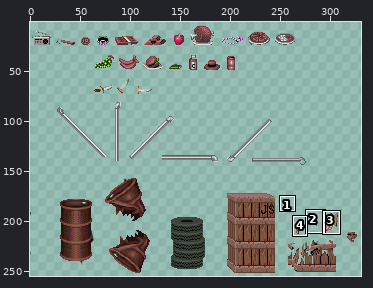
Edited in one commit: sprite sheet (img/items.png). Above: a wide view before the commit, with the close-up outlined.
Close-up. First the earlier version:
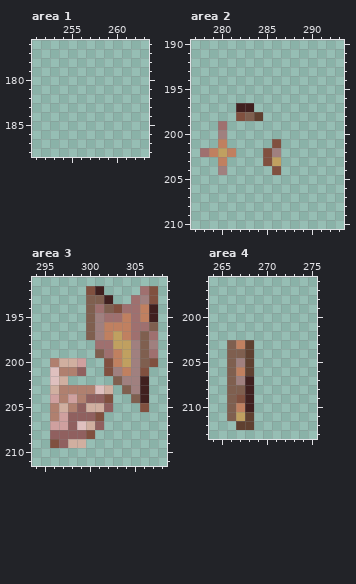
The file is 337x255 pixels. Pixels under 10% opacity are left out. Colours within 5 levels of each other are drawn and written as one. Shown: area 1: x 251..263, y 176..188; area 2: x 277..293, y 190..210; area 3: x 294..308, y 191..211; area 4: x 264..275, y 196..213. The wide view leaves out empty margins. The commit also changed other parts of the picture, which this record leaves out.
New version:
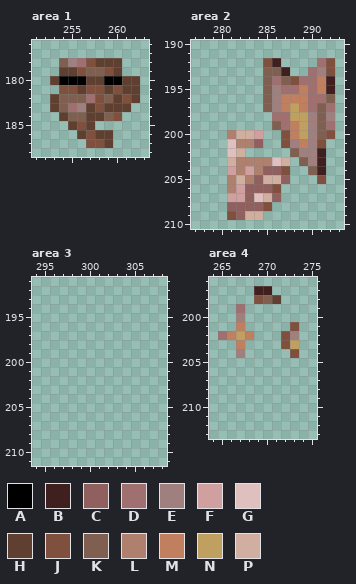
Palette (. is transparent): A #000000  B #40201f  C #90605f  D #9f706f  E #a0807f  F #cfa09f  G #dfc0bf  H #5f4030  J #80503f  K #7f5f4f  L #b0806f  M #c08060  N #c0a060  P #d0afa0
Edits made:
Area 1:
y 178: x 254..260 ....... -> KEDJHHH
y 179: x 254..260 ....... -> HHJKKJH
y 180: x 253..262 .......... -> HAAAHHAAHH
y 181: x 254..262 ......... -> JJHJJHJHH
y 182: x 253..262 .......... -> HKKKDJKHJH
y 183: x 253..261 ......... -> HKDEHJHHH
y 184: x 254..260 ....... -> HKKHHKJ
y 185: x 255..257 ... -> HJH
y 186: x 256..259 .... -> HJHH
y 187: x 257..259 ... -> JJH
Area 2:
y 192: x 285..286 .. -> JB; x 291..292 .. -> DJ
y 193: x 285..287 ... -> KKB; x 290..292 ... -> DEJ
y 194: x 285..292 ........ -> KDKJDDMB
y 195: x 285..292 ........ -> KEDDMDMB
y 196: x 285..292 ........ -> KEMMMDDK
y 197: x 282..283 BB -> ..; x 285..292 ........ -> KEMNMDKD
y 198: x 282..284 JKH -> ...; x 286..292 ....... -> DDNNEKE
y 199: x 280 D -> .; x 286..292 ....... -> KDMNEKD
y 200: x 280..284 E.... -> .LPPF; x 287..292 ...... -> JMNEKJ
y 201: x 280..284 M.... -> .GLLC; x 286..291 J..... -> .JEMEJ
y 202: x 278..282 DMNM. -> ...GP; x 285..286 JE -> ..; x 288..291 .... -> KEEB
y 203: x 280..287 M....JN. -> .PLLLLGP; x 289..291 ... -> KEB
y 204: x 280..287 E.....J. -> .FLFLCCJ; x 290..291 .. -> KB
y 205: x 281..287 ....... -> LPLCPPC; x 291 . -> J
y 206: x 281..286 ...... -> LFCCCJ
y 207: x 281..286 ...... -> FFCGPC
y 208: x 281..285 ..... -> CCCCJ
y 209: x 281..284 .... -> JCPP
Area 3:
y 192: x 300..301 JB -> ..; x 306..307 DJ -> ..
y 193: x 300..302 KKB -> ...; x 305..307 DEJ -> ...
y 194: x 300..307 KDKJDDMB -> ........
y 195: x 300..307 KEDDMDMB -> ........
y 196: x 300..307 KEMMMDDK -> ........
y 197: x 300..307 KEMNMDKD -> ........
y 198: x 301..307 DDNNEKE -> .......
y 199: x 301..307 KDMNEKD -> .......
y 200: x 296..299 LPPF -> ....; x 302..307 JMNEKJ -> ......
y 201: x 296..299 GLLC -> ....; x 302..306 JEMEJ -> .....
y 202: x 296..297 GP -> ..; x 303..306 KEEB -> ....
y 203: x 296..302 PLLLLGP -> .......; x 304..306 KEB -> ...
y 204: x 296..302 FLFLCCJ -> .......; x 305..306 KB -> ..
y 205: x 296..302 LPLCPPC -> .......; x 306 J -> .
y 206: x 296..301 LFCCCJ -> ......
y 207: x 296..301 FFCGPC -> ......
y 208: x 296..300 CCCCJ -> .....
y 209: x 296..299 JCPP -> ....
Area 4:
y 197: x 269..270 .. -> BB
y 198: x 269..271 ... -> JKH
y 199: x 267 . -> D
y 200: x 267 . -> E
y 201: x 267 . -> M; x 273 . -> J
y 202: x 265..268 .... -> DMNM; x 272..273 .. -> JE
y 203: x 266 K -> .; x 268 H -> .; x 272..273 .. -> JN
y 204: x 266..268 KKH -> .E.; x 273 . -> J
y 205: x 266..268 KEH -> ...
y 206: x 266..268 KMH -> ...
y 207: x 266..268 KEB -> ...
y 208: x 266..268 KKB -> ...
y 209: x 266..268 KJB -> ...
y 210: x 266..268 KMB -> ...
y 211: x 266..268 KNH -> ...
y 212: x 267..268 HH -> ..
Boxes around the changes in both close-ups, in picture pixels (x1, y1, x2, y2):
added: (50, 58, 140, 148)
changed: (200, 58, 335, 220)
erased: (50, 286, 158, 448)
changed: (218, 286, 299, 430)
